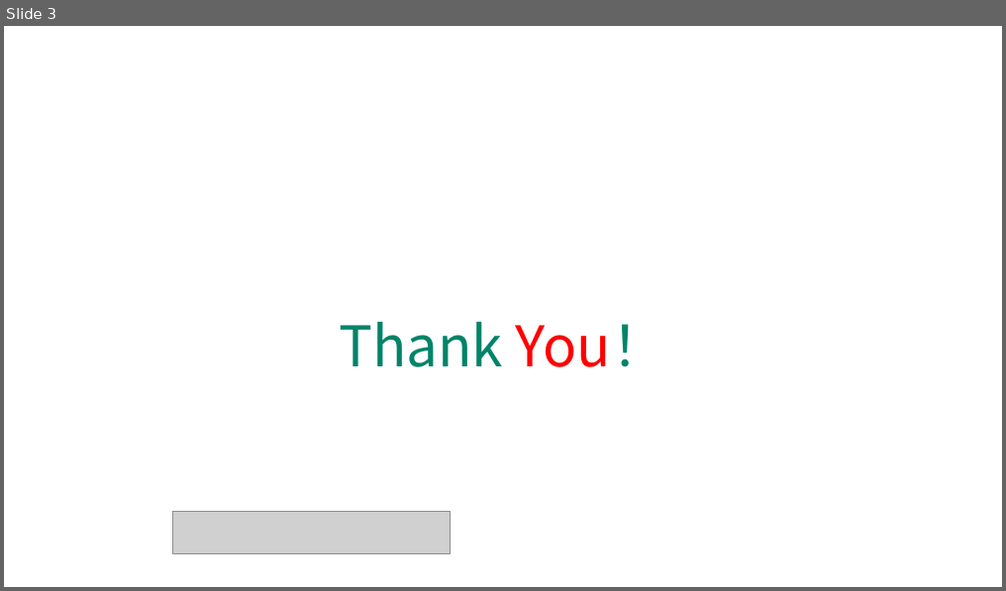
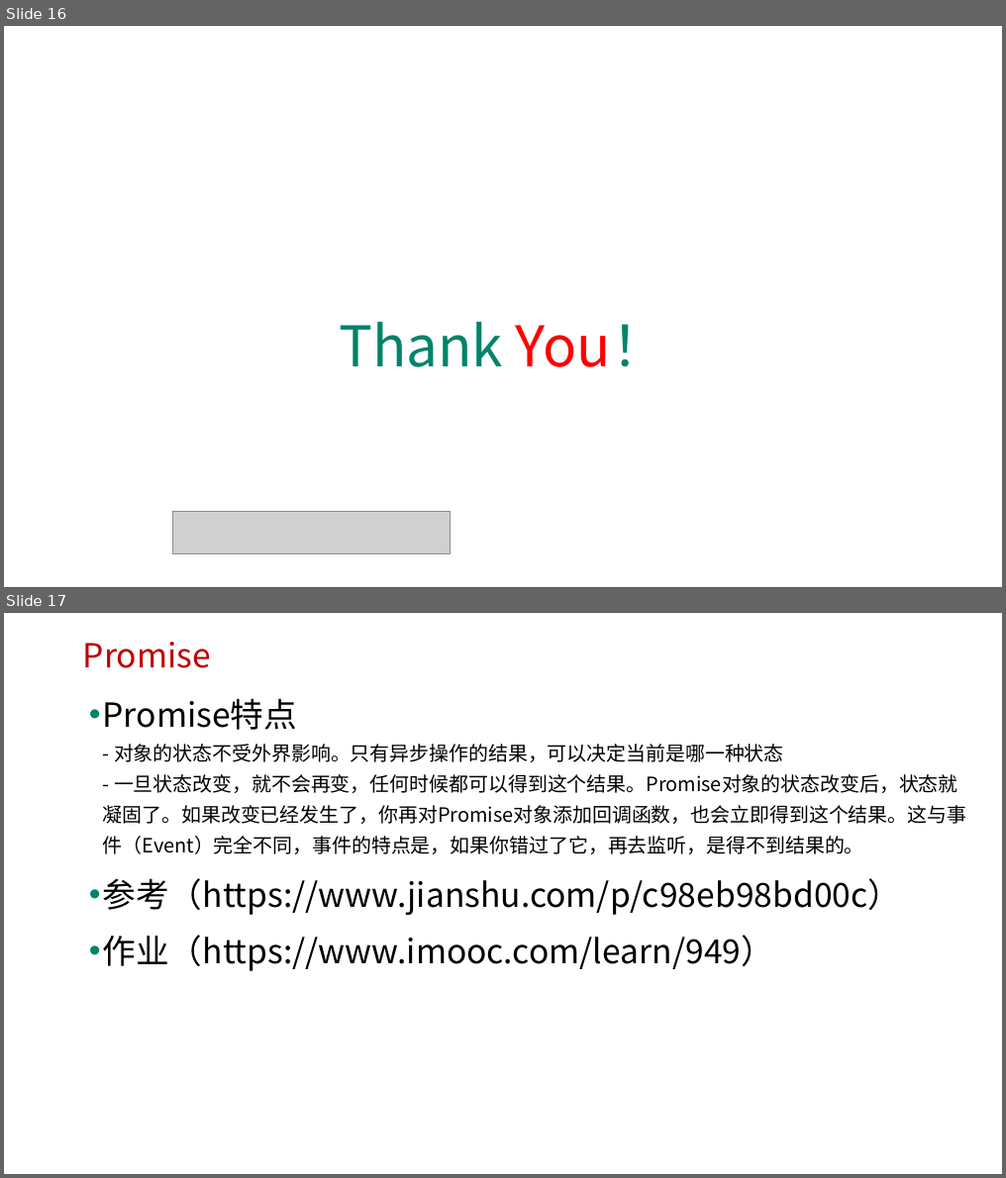
Before and after one commit to edu2act/course-javascript-advanced, a slide deck: 课程PPT/33.ES6中Promise对象与异步编程.pptx. Shown one above the other, each under a label of ours: slide 3 before the commit, slides 16 and 17 after it. The pictures are 1006x591 and 1006x1178 pixels, drawn with LibreOffice and Linux fonts; fonts in the diff are those of the drawing; grey boxes stand for pictures; background and template pictures are left out. Boxes give left, top, right and bottom in pixels: in the first picture for what was removed or moved away, otherwise in the second. Text is boxed around its words. In the diff, an @@ line names an element or a change of style, - is before the commit and + after.

```diff
--- a/课程PPT/33.ES6中Promise对象与异步编程.pptx
+++ b/课程PPT/33.ES6中Promise对象与异步编程.pptx
@@ slide 17 added at (4, 613, 1002, 1174), background picture (left out) @@
@@ text added at (83, 642, 211, 668), 32 pt, text #C00000 @@
+Promise
@@ text added at (103, 698, 967, 971), 19 pt, text #000000 @@
+• Promise特点
+  - 对象的状态不受外界影响。只有异步操作的结果，可以决定当前是哪一种状态
+  - 一旦状态改变，就不会再变，任何时候都可以得到这个结果。Promise对象的状态改变后，状态就凝固了。如果改变已经发生了，你再对Promise对象添加回调函数，也会立即得到这个结果。这与事件（Event）完全不同，事件的特点是，如果你错过了它，再去监听，是得不到结果的。
+• 参考（https://www.jianshu.com/p/c98eb98bd00c）
+• 作业（https://www.imooc.com/learn/949）
@@ what was slide 3 is now slide 16 @@
```
Also in this commit, not shown: 2 slides changed, 13 other slides added, 9 other files.
